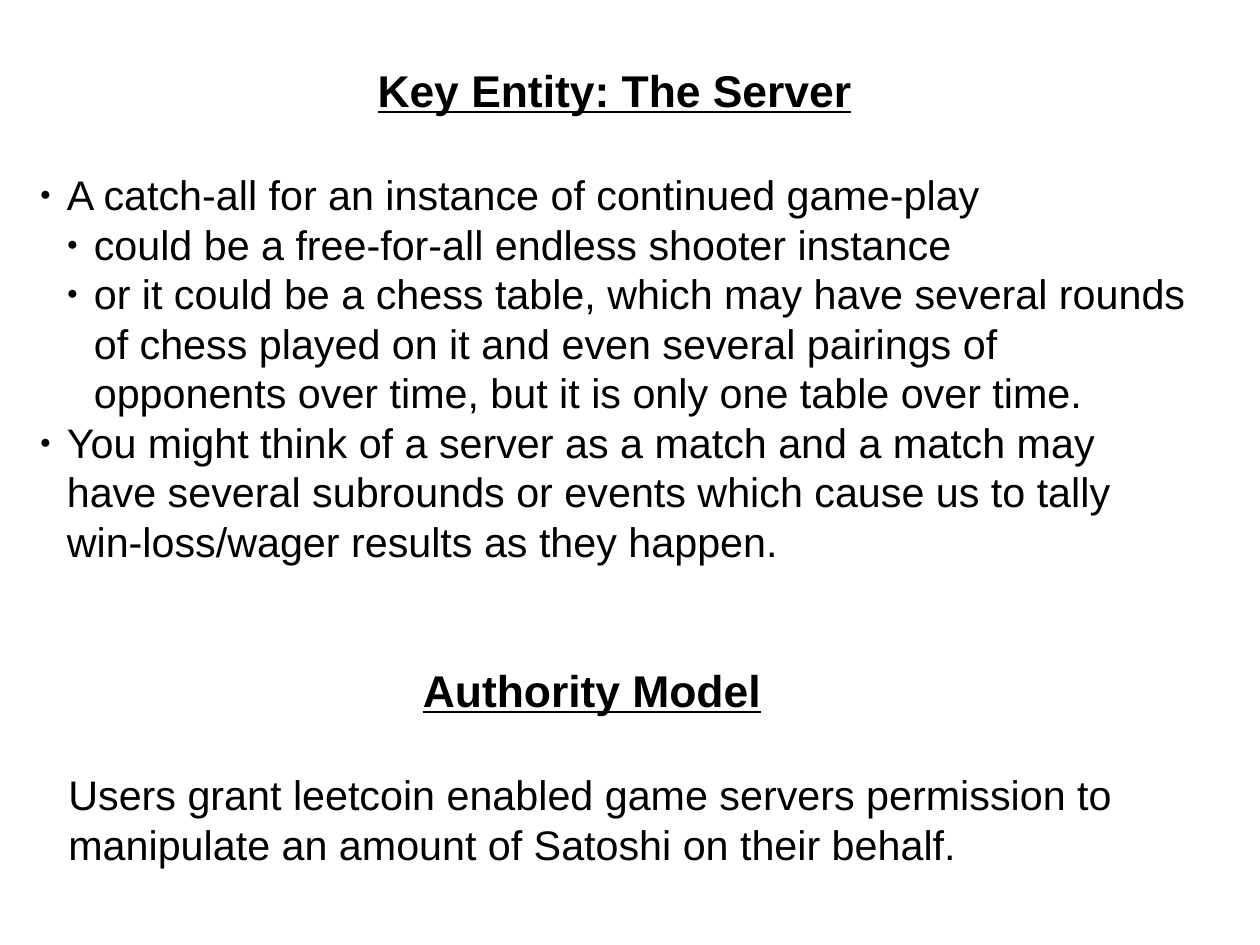
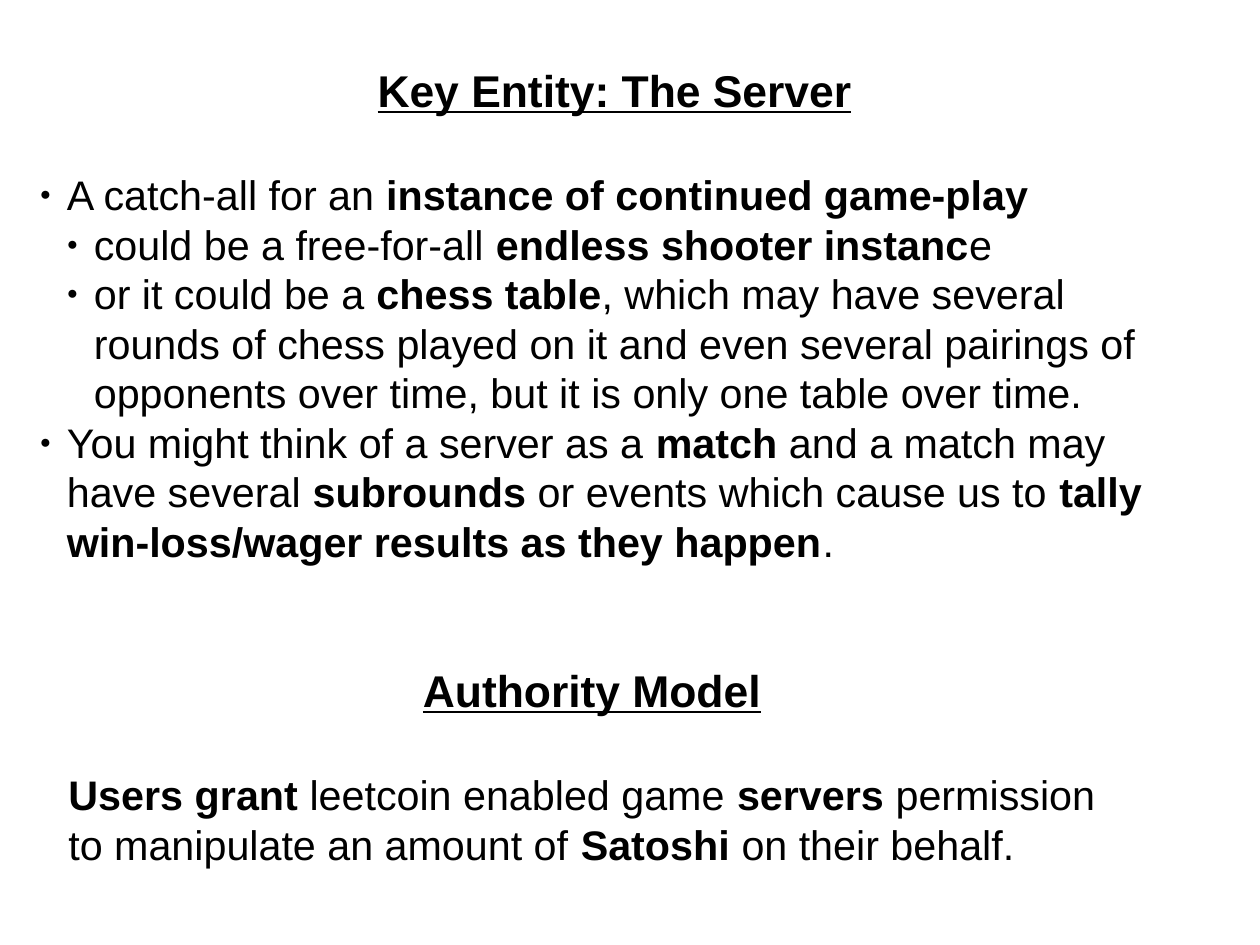
Before and after one commit to porkchop/leetcoin-api-slides, a slide deck: slide 3 of leetcoin-api.odp. Drawn at 1260x945 pixels with LibreOffice and Linux fonts; fonts in the diff are those of the drawing. Boxes give left, top, right and bottom in pixels: in the first picture for what was removed or moved away, otherwise in the second. Text is boxed around its words. In the diff, an @@ line names an element or a change of style, - is before the commit and + after.

```diff
--- a/leetcoin-api.odp
+++ b/leetcoin-api.odp
@@ text at [67, 180, 1142, 565]: bold on in "instance of continued game-play", "endless shooter instance", "chess table,", "match subrounds tally win-loss/wager results as they ..." @@
@@ text at [68, 780, 1096, 868]: bold on in "Users grant servers Satoshi" @@
```
Also in this commit, not shown: 5 other slides changed.
